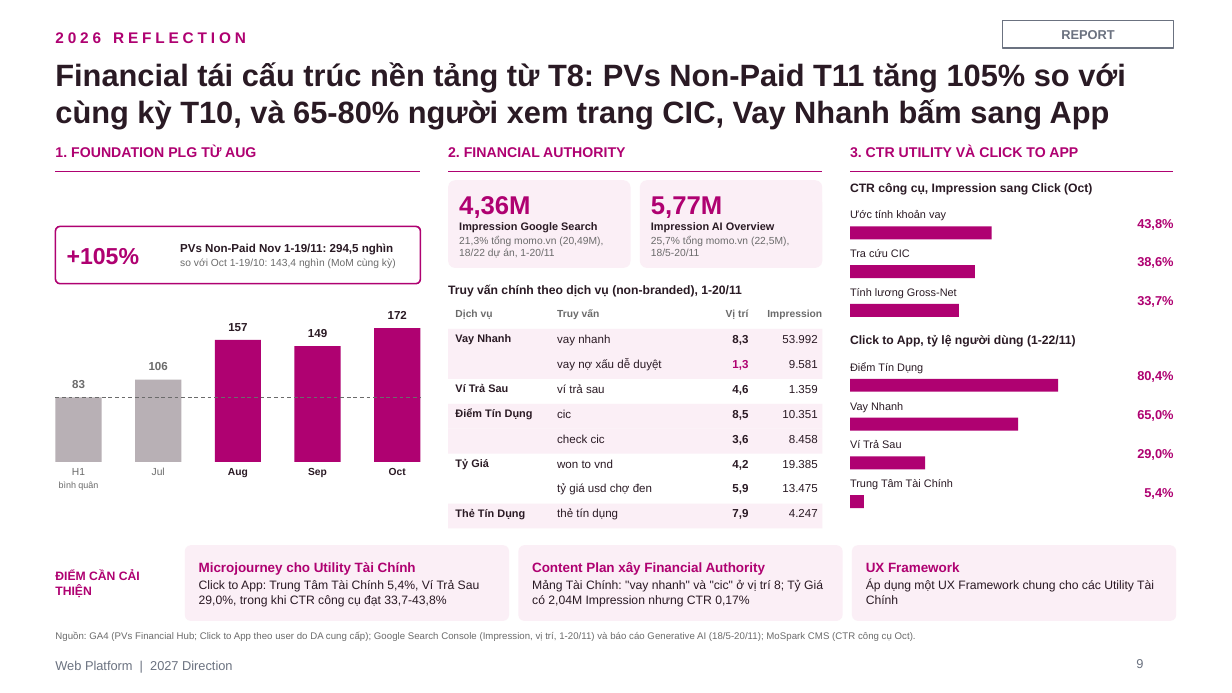
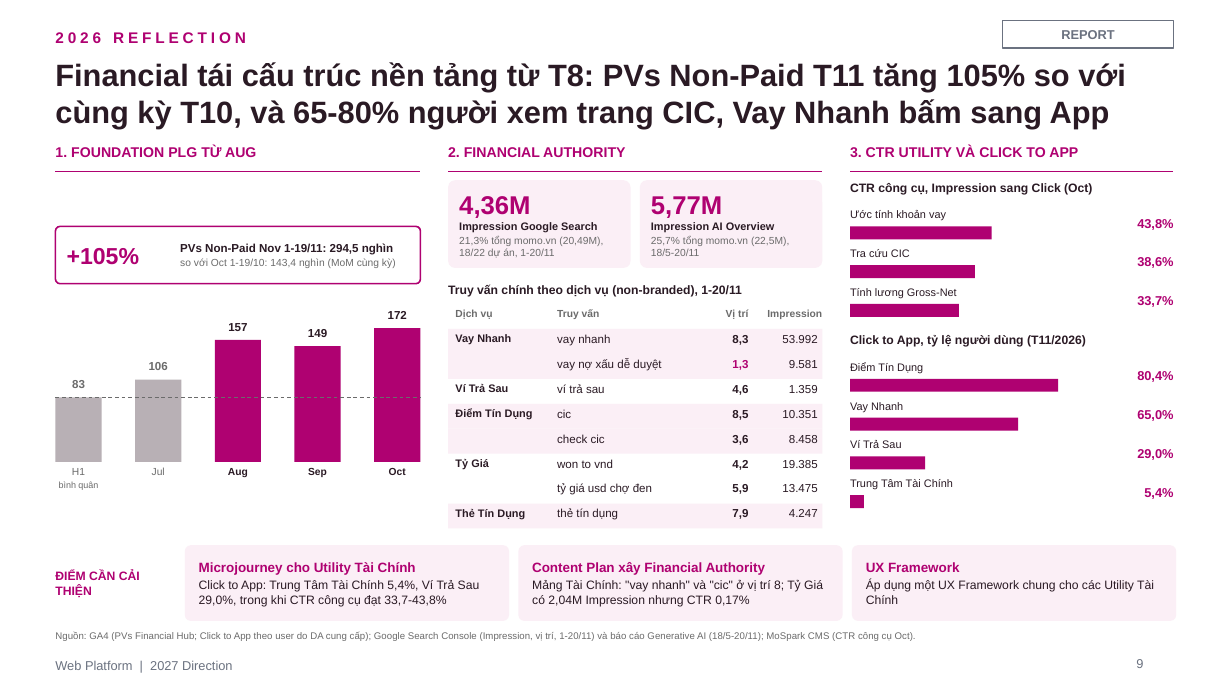
Before and after one commit to stormhoang/hienho-knowledgebase, a slide deck: slide 9 of 07_REPORTS/docs/strategy/2027 Direction - Web Platform (Framework).pptx. Drawn at 1232x693 pixels with LibreOffice and Linux fonts; fonts in the diff are those of the drawing. Boxes give left, top, right and bottom in pixels: in the first picture for what was removed or moved away, otherwise in the second. Text is boxed around its words. In the diff, an @@ line names an element or a change of style, - is before the commit and + after.

```diff
--- a/07_REPORTS/docs/strategy/2027 Direction - Web Platform (Framework).pptx
+++ b/07_REPORTS/docs/strategy/2027 Direction - Web Platform (Framework).pptx
@@ text at (x1=850, y1=335, x2=1086, y2=347): text changed @@
-Click to App, tỷ lệ người dùng (1-22/11)
+Click to App, tỷ lệ người dùng (T11/2026)
```
Also in this commit, not shown: 17 other slides changed.
